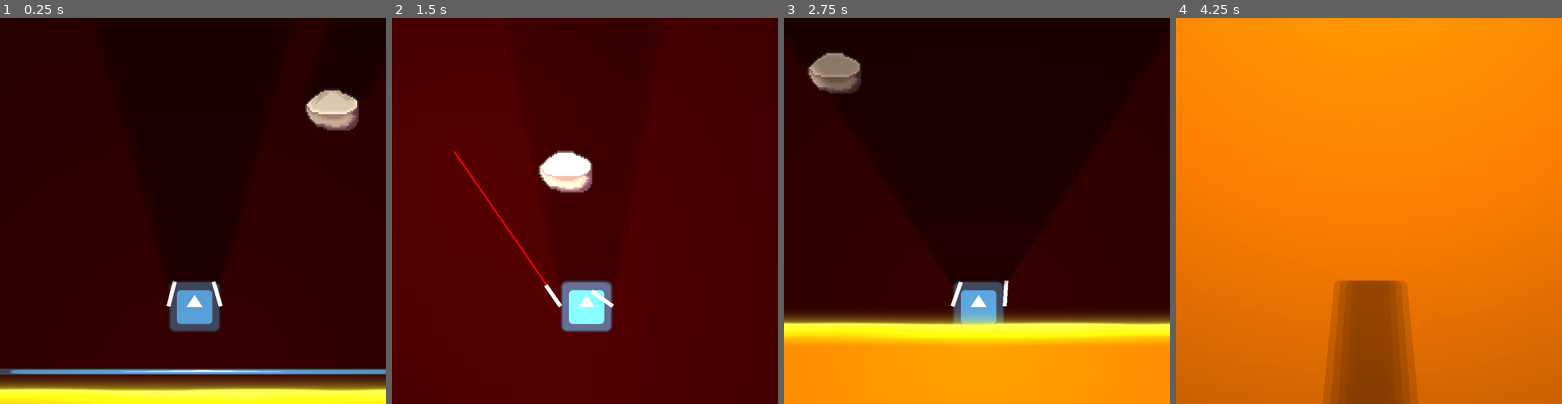
Above: before the commit, frames 1-4 (left to right).
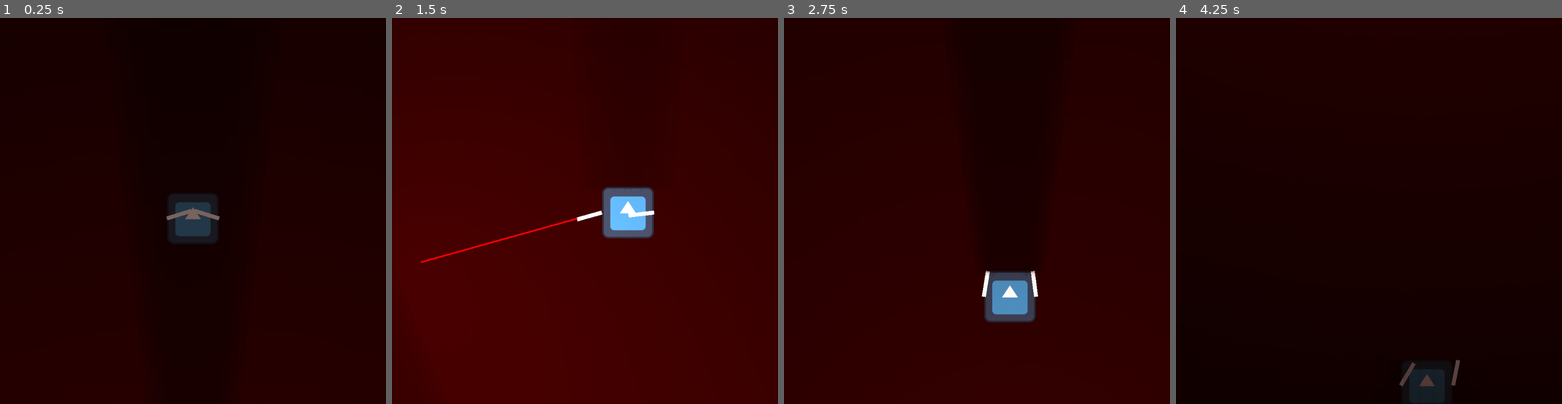
Above: after the commit, the same moments.

Repository: Z3BINI/mini_jam_june
Game: Godot game, scene res://scenes/world/testing_grounds.tscn
Two runs of this game, one before a commit and one after it. Both use one fixed random seed, a clock stepped at 60 frames per second and the inputs below. The engine's default icon, where the game draws it, is replaced by a stand-in: a white triangle on a blue panel in a dark square.
Inputs (mouse positions are in pixels of both pictures, inside the frame that each line leads up to):
- Up to frame 1 (0.25 s): no input
- Up to frame 2 (1.5 s): move the mouse to (669, 191) at 0.52 s; hold D (move_right) 0.53-1.28 s; hold Space (boost) 0.53-1.28 s; move the mouse to (507, 230) at 1.27 s; hold A (move_left) from 1.28 s (still down); click (507, 230) at 1.35 s
- Up to frame 3 (2.75 s): move the mouse to (1015, 126) at 2.02 s; release A (move_left) at 2.03 s; hold D (move_right) from 2.03 s (still down); hold Right mouse button (shoot_grapple_right) from 2.03 s (still down)
- Up to frame 4 (4.25 s): move the mouse to (1349, 288) at 2.77 s; release Right mouse button (shoot_grapple_right) at 2.78 s; tap Space (boost) at 2.85 s; move the mouse to (1484, 268) at 3.52 s; release D (move_right) at 3.53 s; press the mouse at (1484, 268) at 3.53 s; hold A (move_left) from 3.53 s (still down)

The runs differ from the first frame. In frame 1, 18% of the frame differs, in the area x 0-100%, y 18-100%; in frame 2, 7.1%; in frame 3, 27%; in frame 4, 100%, in the area x 0-100%, y 0-100%.

Commit message:
Testing slow-mo

Diff:
--- a/scenes/world/testing_grounds.tscn
+++ b/scenes/world/testing_grounds.tscn
@@ -1,12 +1,8 @@
-[gd_scene load_steps=6 format=3 uid="uid://y2c83o11ef3t"]
+[gd_scene load_steps=4 format=3 uid="uid://y2c83o11ef3t"]
 
-[ext_resource type="Texture2D" uid="uid://cgoup5237bs31" path="res://icon.svg" id="1_6ya5b"]
 [ext_resource type="PackedScene" uid="uid://c70fmn0cl4qur" path="res://scenes/entities/player.tscn" id="2_0gv5v"]
 [ext_resource type="PackedScene" uid="uid://chpbx5nn0gyqx" path="res://scenes/objects/lava.tscn" id="3_n7ekt"]
 [ext_resource type="PackedScene" uid="uid://biyda8lrfeidy" path="res://scenes/objects/grapple_surface.tscn" id="3_tbmlx"]
-
-[sub_resource type="RectangleShape2D" id="RectangleShape2D_n4yv0"]
-size = Vector2(1388, 16)
 
 [node name="TestingGrounds" type="Node2D"]
 
@@ -21,41 +17,13 @@
 scale = Vector2(3.6, 7.8)
 color = Color(0.166464, 1.51913e-07, 3.00817e-09, 1)
 
-[node name="TestGround" type="StaticBody2D" parent="."]
-collision_layer = 2
-
-[node name="CollisionShape2D" type="CollisionShape2D" parent="TestGround"]
-shape = SubResource("RectangleShape2D_n4yv0")
-
-[node name="Sprite2D" type="Sprite2D" parent="TestGround"]
-scale = Vector2(10.8141, 0.121333)
-texture = ExtResource("1_6ya5b")
-
 [node name="Player" parent="." instance=ExtResource("2_0gv5v")]
-position = Vector2(-19, -191)
-
-[node name="Camera2D" type="Camera2D" parent="Player"]
-position = Vector2(-4, -237)
+position = Vector2(0, -1484)
 
 [node name="Platforms" type="Node" parent="."]
 
 [node name="StaticBody2D" parent="Platforms" instance=ExtResource("3_tbmlx")]
-position = Vector2(323, -649)
-
-[node name="StaticBody2D2" parent="Platforms" instance=ExtResource("3_tbmlx")]
-position = Vector2(-602, -3437)
-
-[node name="StaticBody2D3" parent="Platforms" instance=ExtResource("3_tbmlx")]
-position = Vector2(538, -3004)
-
-[node name="StaticBody2D4" parent="Platforms" instance=ExtResource("3_tbmlx")]
-position = Vector2(-490, -2329)
-
-[node name="StaticBody2D5" parent="Platforms" instance=ExtResource("3_tbmlx")]
-position = Vector2(598, -1805)
-
-[node name="StaticBody2D6" parent="Platforms" instance=ExtResource("3_tbmlx")]
-position = Vector2(-357, -1150)
+position = Vector2(0, -724)
 
 [node name="Lava" parent="." instance=ExtResource("3_n7ekt")]
 position = Vector2(3, 48)
